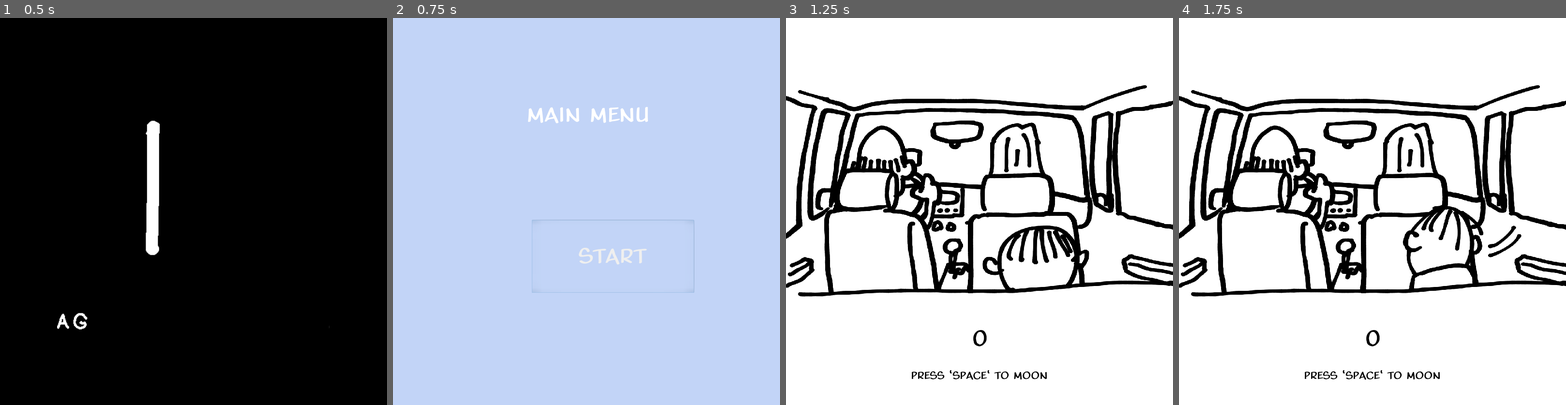
Above: before the commit, frames 1-4 (left to right).
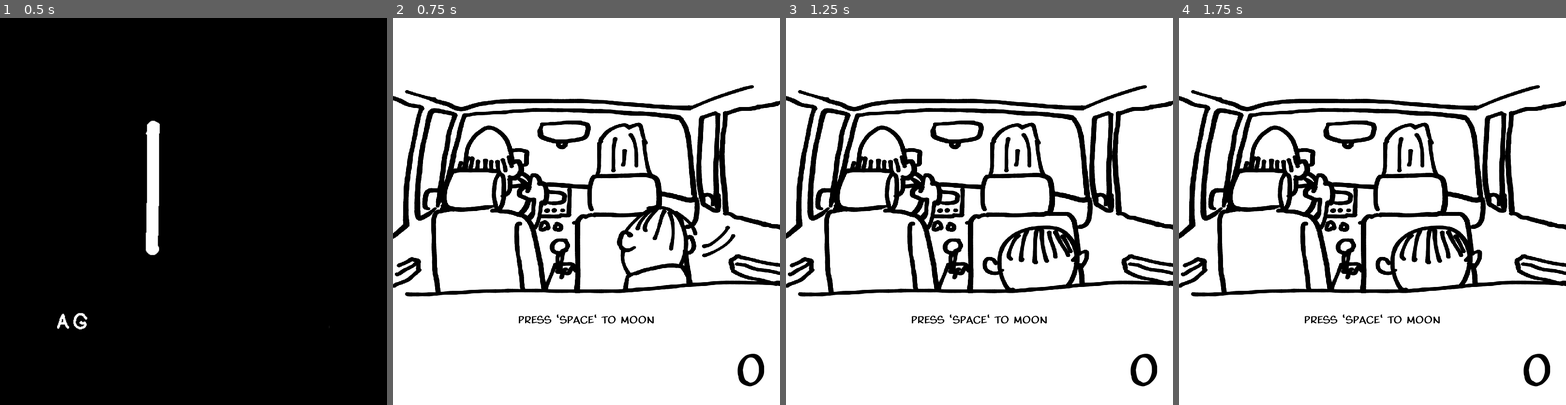
Above: after the commit, the same moments.

Repository: skarnl/godot--gwj48
Game: Godot game, scene res://screens/splash.tscn
The game is run twice, just before and just after one commit, with the same random seed, the same clock (stepped at 60 frames per second) and the same inputs.
Inputs (mouse positions are in pixels of both pictures, inside the frame that each line leads up to):
- Up to frame 1 (0.5 s): no input
- Up to frame 2 (0.75 s): tap Enter (ui_accept) at 0.5 s; move the mouse to (671, 192) at 0.52 s; click (671, 192) at 0.67 s
- Up to frame 3 (1.25 s): tap Enter (ui_accept) at 0.77 s
- Up to frame 4 (1.75 s): tap Space at 1.25 s; move the mouse to (1295, 230) at 1.27 s; click (1295, 230) at 1.42 s; tap Enter (ui_accept) at 1.52 s

Frame 1 is identical in both runs. In frame 2, 99% of the frame differs, in the area x 0-100%, y 0-100%; in frame 3, 0.9%; in frame 4, 3.0%.

Commit message:
Introduce paranoia level and tweak turn timing

Diff:
--- a/assets/fonts/Mojo.tres
+++ b/assets/fonts/Mojo.tres
@@ -4,5 +4,5 @@
 font_path = "res://assets/fonts/Mojo font.ttf"
 
 [resource]
-size = 64
+size = 128
 font_data = SubResource( 1 )
--- a/entities/mother.gd
+++ b/entities/mother.gd
@@ -8,15 +8,18 @@
 signal hide_hand
 
 
-const TURNING_TIMEOUT1 := 0.2
-const TURNING_TIMEOUT2 := 0.1
+const TURNING_TIMEOUT1 := 0.28
+const TURNING_TIMEOUT2 := 0.38
+const PARA_LOOK_TIMEOUT := 0.2
 const TURNING_BACK_TIMEOUT1 := 0.1
 const TURNING_BACK_TIMEOUT2 := 0.07
-const SHOCKED_TIMEOUT := 1.3
+const SHOCKED_TIMEOUT := 1.2
+const PARA_SEQUENCE_TIMEOUT := 1.15
+const PARA_DECREASE_RATIO := 0.56
 
 const STATE_TRANSLATIONS = ['idle', 'looking', 'shocked', 'angry', 'turning', 'smile', 'para']
 const LOOK_CHANCE_INITIAL_PERCENTAGE = 100
-const LOOK_CHANCE_BASE_PERCENTAGE = 48
+const LOOK_CHANCE_BASE_PERCENTAGE = 53
 const LOOK_CHANCE_INCREASE_PERCENTAGE = 9
 
 enum {
@@ -37,7 +40,7 @@
 
 var look_chance_percentage := LOOK_CHANCE_INITIAL_PERCENTAGE
 
-var paranoia := 0.0
+var para_level := 0.0
 
 var rdm := RandomNumberGenerator.new()
 
@@ -57,13 +60,14 @@
 
 	state = new_state
 
-	vis.show_state(STATE_TRANSLATIONS[state])
+	if state != PARA:
+		vis.show_state(STATE_TRANSLATIONS[state])
 
 
 func idle() -> void:
 	update_state(IDLE)
 
-	var wait_time = rdm.randf_range(2.7, 5.5)
+	var wait_time = rdm.randf_range(2.7, 5.5) - para_level * 0.5
 
 	print("wait time = %f" % wait_time)
 
@@ -89,7 +93,7 @@
 	look_chance_percentage = LOOK_CHANCE_BASE_PERCENTAGE
 
 	vis.show_sequence([
-		["turning1", TURNING_TIMEOUT1]
+		["turning1", TURNING_TIMEOUT1 - para_level * 0.05]
 	])
 
 	yield(vis, "sequence_ended")
@@ -97,8 +101,7 @@
 	emit_signal("show_hand")
 
 	vis.show_sequence([
-		["turning1", TURNING_TIMEOUT2],
-		["looking", 0.3]
+		["turning1", TURNING_TIMEOUT2 - para_level * 0.05]
 	])
 
 	yield(vis, "sequence_ended")
@@ -126,23 +129,23 @@
 
 
 func _on_timer_timeout() -> void:
+	print("CURRENT PARA: %f" % para_level)
+
 	match state:
 		IDLE:
 			_wiggle_or_look()
 
-		SMILE:
+		SMILE, PARA:
 			stop_looking()
 
 
 func _wiggle_or_look() -> void:
 	var chance = rdm.randi_range(0, 100)
-
-	print("CHANGE = %s" % chance)
-	print("LOOK CHANGE = %s" % look_chance_percentage)
-
-	if not chance <= look_chance_percentage:
+	var para_adjustment = (para_level * 25)
+
+	if not look_chance_percentage + para_adjustment >= chance:
 		# increase look-chance
-		look_chance_percentage = look_chance_percentage + LOOK_CHANCE_INCREASE_PERCENTAGE
+		look_chance_percentage = look_chance_percentage + (LOOK_CHANCE_INCREASE_PERCENTAGE * (para_level + 1))
 
 		_play_random_wiggle_anim()
 	else:
@@ -150,13 +153,51 @@
 
 
 func show_smile() -> void:
-	update_state(SMILE)
-
-	timer.start(rdm.randf_range(1.7, 2.3))
+	print("show_smile - para_level %f" % para_level)
+
+	var previous_frame = "looking"
+
+	if round(para_level) > 0:
+		previous_frame = "para" + str(round(para_level))
+
+	vis.show_sequence([
+		[previous_frame, PARA_LOOK_TIMEOUT],
+	])
+
+	yield(vis, "sequence_ended")
+
+	if para_level > 1:
+		para_level = para_level * PARA_DECREASE_RATIO
+		vis.show_state("para" + str(round(para_level)))
+
+		update_state(PARA)
+	else:
+		para_level = 0
+
+		update_state(SMILE)
+
+	timer.start(rdm.randf_range(1.7, 2.3) + para_level * 0.3)
 
 
 func show_para() -> void:
-	vis.show_state("para1")
+	var first_anim = "looking"
+
+	if para_level > 0:
+		first_anim = "para" + str(ceil(para_level))
+
+	if para_level < 3:
+		para_level = para_level + 1
+
+	vis.show_sequence([
+		[first_anim, PARA_LOOK_TIMEOUT],
+		["para" + str(floor(para_level)), PARA_SEQUENCE_TIMEOUT]
+	])
+
+	yield(vis, "sequence_ended")
+
+	update_state(PARA)
+
+	timer.start(rdm.randf_range(1.7, 2.3) + para_level * 0.3)
 
 
 func _play_random_wiggle_anim() -> void:
@@ -174,5 +215,6 @@
 	look_chance_percentage = LOOK_CHANCE_INITIAL_PERCENTAGE
 	timer.stop()
 	rdm.randomize()
-
-	idle()
+	para_level = 0
+
+	idle()
--- a/entities/score_animation.tscn
+++ b/entities/score_animation.tscn
@@ -1,11 +1,18 @@
-[gd_scene load_steps=4 format=2]
+[gd_scene load_steps=6 format=2]
 
 [ext_resource path="res://entities/score_indicator.gd" type="Script" id=1]
 
-[sub_resource type="Animation" id=1]
+[sub_resource type="DynamicFontData" id=1]
+font_path = "res://assets/fonts/Mojo font.ttf"
+
+[sub_resource type="DynamicFont" id=4]
+size = 70
+font_data = SubResource( 1 )
+
+[sub_resource type="Animation" id=3]
 length = 0.001
 tracks/0/type = "value"
-tracks/0/path = NodePath("Label:rect_position")
+tracks/0/path = NodePath("LabelContainer/Label:rect_position")
 tracks/0/interp = 1
 tracks/0/loop_wrap = true
 tracks/0/imported = false
@@ -14,39 +21,27 @@
 "times": PoolRealArray( 0 ),
 "transitions": PoolRealArray( 1 ),
 "update": 0,
-"values": [ Vector2( 0, 0 ) ]
-}
-tracks/1/type = "value"
-tracks/1/path = NodePath("Label:modulate")
-tracks/1/interp = 1
-tracks/1/loop_wrap = true
-tracks/1/imported = false
-tracks/1/enabled = true
-tracks/1/keys = {
-"times": PoolRealArray( 0 ),
-"transitions": PoolRealArray( 1 ),
-"update": 0,
-"values": [ Color( 1, 1, 1, 1 ) ]
+"values": [ Vector2( -124.5, -44 ) ]
 }
 
 [sub_resource type="Animation" id=2]
 resource_name = "fade"
 tracks/0/type = "value"
-tracks/0/path = NodePath("Label:rect_position")
+tracks/0/path = NodePath("LabelContainer/Label:rect_position")
 tracks/0/interp = 1
-tracks/0/loop_wrap = true
+tracks/0/loop_wrap = false
 tracks/0/imported = false
 tracks/0/enabled = true
 tracks/0/keys = {
 "times": PoolRealArray( 0, 0.9 ),
 "transitions": PoolRealArray( 0.535887, 0.535887 ),
 "update": 0,
-"values": [ Vector2( 0, 0 ), Vector2( 0, -682 ) ]
+"values": [ Vector2( -503, -78 ), Vector2( -503, -293 ) ]
 }
 tracks/1/type = "value"
-tracks/1/path = NodePath("Label:modulate")
+tracks/1/path = NodePath("LabelContainer/Label:modulate")
 tracks/1/interp = 1
-tracks/1/loop_wrap = true
+tracks/1/loop_wrap = false
 tracks/1/imported = false
 tracks/1/enabled = true
 tracks/1/keys = {
@@ -55,18 +50,43 @@
 "update": 0,
 "values": [ Color( 1, 1, 1, 1 ), Color( 1, 1, 1, 0 ) ]
 }
+tracks/2/type = "method"
+tracks/2/path = NodePath(".")
+tracks/2/interp = 1
+tracks/2/loop_wrap = true
+tracks/2/imported = false
+tracks/2/enabled = true
+tracks/2/keys = {
+"times": PoolRealArray( 0.2 ),
+"transitions": PoolRealArray( 1 ),
+"values": [ {
+"args": [  ],
+"method": "t_on_update_score"
+} ]
+}
 
 [node name="ScoreIndicator" type="Node2D"]
 script = ExtResource( 1 )
 
-[node name="Label" type="Label" parent="."]
-margin_right = 249.0
-margin_bottom = 88.0
+[node name="LabelContainer" type="Node2D" parent="."]
+
+[node name="Label" type="Label" parent="LabelContainer"]
+anchor_left = 0.5
+anchor_top = 0.5
+anchor_right = 0.5
+anchor_bottom = 0.5
+margin_left = -503.0
+margin_top = -78.0
+margin_right = -50.0
+margin_bottom = 78.0
 custom_colors/font_color = Color( 0, 0, 0, 1 )
-text = "+1"
+custom_fonts/font = SubResource( 4 )
+text = "+9999"
 align = 2
 valign = 1
 
-[node name="AnimationPlayer" type="AnimationPlayer" parent="."]
-anims/RESET = SubResource( 1 )
+[node name="AnimationPlayer" type="AnimationPlayer" parent="LabelContainer"]
+root_node = NodePath("../..")
+reset_on_save = false
+anims/RESET = SubResource( 3 )
 anims/fade = SubResource( 2 )
--- a/entities/score_indicator.gd
+++ b/entities/score_indicator.gd
@@ -1,7 +1,11 @@
 extends Node2D
 
-onready var label: Label = $Label
-onready var player: AnimationPlayer = $AnimationPlayer
+signal update_score
+
+onready var label: Label = $LabelContainer/Label
+onready var player: AnimationPlayer = $LabelContainer/AnimationPlayer
+
+var value: int
 
 func _ready() -> void:
 	hide()
@@ -10,8 +14,7 @@
 func show_value(val: int) -> void:
 	yield(self, "ready")
 
-	print("ADD " + str(val))
-	print(val)
+	value = val
 
 	label.set_text("+%d" % val)
 
@@ -22,3 +25,7 @@
 	yield(player, "animation_finished")
 
 	queue_free()
+
+
+func t_on_update_score() -> void:
+	emit_signal("update_score")
--- a/entities/visual_container.gd
+++ b/entities/visual_container.gd
@@ -26,8 +26,6 @@
 
 	assert(has_node(node_name), "no node found with name: " + node_name)
 
-	print("show_state [%s]" % node_name)
-
 	hide_all()
 
 	get_node(node_name).show()
--- a/game/game.gd
+++ b/game/game.gd
@@ -21,13 +21,20 @@
 var state = IDLE
 
 func _ready() -> void:
+# warning-ignore:return_value_discarded
 	kid.connect("mooning_started", self, "_on_Kid_mooning_started")
+# warning-ignore:return_value_discarded
 	kid.connect("mooning_stopped", self, "_on_Kid_mooning_stopped")
+# warning-ignore:return_value_discarded
 	kid.connect("mooning_stop__anim_finished", self, "_on_Kid_mooning_stop__anim_finished")
 
+# warning-ignore:return_value_discarded
 	mom.connect("show_hand", self, "_on_show_hand")
+# warning-ignore:return_value_discarded
 	mom.connect("hide_hand", self, "_on_hide_hand")
+# warning-ignore:return_value_discarded
 	mom.connect("looking_started", self, "_on_Mother_looking_started")
+# warning-ignore:return_value_discarded
 	mom.connect("looking_stopped", self, "_on_Mother_looking_stopped")
 
 	hand.hide()
@@ -76,19 +83,15 @@
 func _on_Mother_looking_started() -> void:
 	mom_is_looking = true
 
-	if state == MOONING:
-		_update_state(BUSTED)
-		return
-	elif state == STOP_MOONING:
-		print("increase paranoia")
-		# PARA increase
-		mom.show_para()
+	match state:
+		MOONING:
+			_update_state(BUSTED)
 
-	var para_level = 0;
-	if para_level > 0:
-		mom.show_para()
-	else:
-		mom.show_smile()
+		STOP_MOONING:
+			mom.show_para()
+
+		_:
+			mom.show_smile()
 
 
 func _on_Mother_looking_stopped() -> void:
@@ -125,9 +128,6 @@
 
 		GAME_OVER:
 			hud.show_game_over()
-			# show points
-
-			# timeout before we can proceed?
 
 
 func _restart() -> void:
--- a/game/game.tscn
+++ b/game/game.tscn
@@ -45,3 +45,4 @@
 [node name="Kid" parent="." instance=ExtResource( 5 )]
 
 [node name="ScoreManager" parent="." instance=ExtResource( 10 )]
+position = Vector2( 1229, 1104 )
--- a/game/score_manager.gd
+++ b/game/score_manager.gd
@@ -7,13 +7,16 @@
 const TICK_RATE := 0.35
 var current_tick := 0.0
 
-export var current_score := 0.0
-export var increase_with := 1.0
-export var increase_ratio := 1.5
+const INCREASE_WITH_START_VALUE := 1.0
+const INCREASE_RATIO_START_VALUE := 1.473
+
+
+export var increase_with := INCREASE_WITH_START_VALUE
+export var increase_ratio := INCREASE_RATIO_START_VALUE
+
+var total_score := 0
 
 func _ready() -> void:
-	print("SM started")
-
 	reset()
 
 
@@ -25,23 +28,22 @@
 		_update_score(delta)
 
 
-func _update_score(delta: float = 0) -> void:
-	var increase_value = floor(increase_with * increase_ratio)
-	current_score = current_score + increase_value
-	increase_ratio = increase_ratio + delta
+func _update_score(delta: float) -> void:
+	increase_with = increase_with * increase_ratio
 
-	print("increase_ratio %d" % increase_ratio)
+	var rounded_increase_value = round(increase_with)
 
-	print("increase_value %d" % increase_value)
+	add_score(rounded_increase_value)
 
-	add_score(increase_value)
-
-	EventBus.emit_signal("score_updated", increase_value)
+	total_score = total_score + rounded_increase_value
 
 
 # start mooning
 func start_counting() -> void:
 	current_tick = 0
+	increase_with = INCREASE_WITH_START_VALUE
+	increase_ratio = INCREASE_RATIO_START_VALUE
+
 	set_process(true)
 
 
@@ -49,7 +51,8 @@
 func stop_counting() -> void:
 	if is_processing():
 		# we need to make the last mooning-action also count for points ^^
-		_update_score()
+#		_update_score()
+		pass
 
 	set_process(false)
 
@@ -57,15 +60,21 @@
 func add_score(val: int) -> void:
 	var sc = ScoreIndicatorPrefab.instance()
 	sc.show_value(val)
+	sc.connect("update_score", self, "_on_update_score")
 
 	anchor.add_child(sc)
 
 
+func _on_update_score() -> void:
+	EventBus.emit_signal("score_updated", total_score)
+
+
 func reset() -> void:
 	set_process(false)
-	current_score = 0
-	increase_with = 1.0
-	increase_ratio = 1.1
+	current_tick = 0
+	increase_with = INCREASE_WITH_START_VALUE
+	increase_ratio = INCREASE_RATIO_START_VALUE
+	total_score = 0
 
 	for c in anchor.get_children():
 		c.queue_free()
--- a/game/score_manager.tscn
+++ b/game/score_manager.tscn
@@ -7,7 +7,5 @@
 script = ExtResource( 1 )
 
 [node name="ScoreIndicationAnchor" type="Node2D" parent="."]
-position = Vector2( 911, 550 )
 
 [node name="ScoreIndicator" parent="ScoreIndicationAnchor" instance=ExtResource( 2 )]
-position = Vector2( 1, 1 )
--- a/gui/animated_score.gd
+++ b/gui/animated_score.gd
@@ -1,19 +1,14 @@
 extends Label
 
-
-var score_amount = 0
 
 func _ready() -> void:
 	reset()
 
 
 func update_amount(new_value) -> void:
-	score_amount = score_amount + new_value
-
-	text = str(score_amount)
+	text = str(new_value)
 
 
 
 func reset() -> void:
-	score_amount = 0
 	update_amount(0)
--- a/gui/hud.gd
+++ b/gui/hud.gd
@@ -1,7 +1,10 @@
 extends CanvasLayer
 
 onready var game_over := $HUD/GameOver
+onready var game_over_score := $HUD/GameOver/Score
 onready var score := $HUD/AnimatedScore
+
+var total_score_copy := 0
 
 func _ready() -> void:
 	EventBus.connect("score_updated", self, "_on_score_updated")
@@ -9,14 +12,17 @@
 	reset()
 
 
-func _on_score_updated(increase_value: int) -> void:
-	score.update_amount(increase_value)
+func _on_score_updated(total_value: int) -> void:
+	total_score_copy = total_value
+	score.update_amount(total_value)
 
 
 func show_game_over() -> void:
+	game_over_score.set_text(str(total_score_copy))
 	game_over.show()
 
 
 func reset() -> void:
 	game_over.hide()
+	game_over_score.set_text("")
 	score.reset()
--- a/gui/hud.tscn
+++ b/gui/hud.tscn
@@ -27,32 +27,31 @@
 anchor_top = 1.0
 anchor_right = 0.5
 anchor_bottom = 1.0
-margin_left = -260.0
-margin_top = -254.0
-margin_right = 260.0
-margin_bottom = -175.0
+margin_left = -442.0
+margin_top = -181.0
+margin_right = 594.0
+margin_bottom = -25.0
 custom_colors/font_color = Color( 0, 0, 0, 1 )
 custom_fonts/font = ExtResource( 1 )
 text = "0"
-align = 1
+align = 2
 script = ExtResource( 3 )
 
 [node name="Explanation" type="Label" parent="HUD"]
 anchor_left = 0.5
-anchor_top = 1.0
+anchor_top = 0.5
 anchor_right = 0.5
-anchor_bottom = 1.0
+anchor_bottom = 0.5
 margin_left = -260.0
-margin_top = -118.0
+margin_top = 338.0
 margin_right = 260.0
-margin_bottom = -39.0
+margin_bottom = 417.0
 custom_colors/font_color = Color( 0, 0, 0, 1 )
 custom_fonts/font = SubResource( 2 )
 text = "PRESS 'SPACE' TO MOON"
 align = 1
 
 [node name="GameOver" type="ColorRect" parent="HUD"]
-visible = false
 anchor_right = 1.0
 anchor_bottom = 1.0
 color = Color( 0.862745, 0.862745, 0.862745, 0.658824 )
@@ -72,10 +71,22 @@
 anchor_right = 0.5
 anchor_bottom = 0.5
 margin_left = -268.0
-margin_top = -64.0
-margin_right = 268.0
-margin_bottom = 15.0
+margin_top = -230.0
+margin_right = 343.0
+margin_bottom = -74.0
 text = "busted!"
+align = 1
+
+[node name="Score" type="Label" parent="HUD/GameOver"]
+anchor_left = 0.5
+anchor_top = 0.5
+anchor_right = 0.5
+anchor_bottom = 0.5
+margin_left = -471.0
+margin_top = -44.0
+margin_right = 471.0
+margin_bottom = 112.0
+text = "0"
 align = 1
 
 [node name="Label2" type="Label" parent="HUD/GameOver"]
@@ -84,9 +95,9 @@
 anchor_right = 0.5
 anchor_bottom = 0.5
 margin_left = -363.0
-margin_top = 122.0
+margin_top = 183.0
 margin_right = 363.0
-margin_bottom = 183.0
+margin_bottom = 244.0
 custom_fonts/font = SubResource( 3 )
 text = "press a key to restart"
 align = 1
--- a/screens/main_menu.gd
+++ b/screens/main_menu.gd
@@ -4,8 +4,10 @@
 
 # Called when the node enters the scene tree for the first time.
 func _ready():
-	$Button.grab_focus()
-	show()
+	Game.start_game()
+
+#	$Button.grab_focus()
+#	show()
 
 
 
--- a/screens/splash.gd
+++ b/screens/splash.gd
@@ -2,7 +2,7 @@
 
 func _ready():
 	if OS.is_debug_build():
-#		Game.transition_to(Game.GameState.GAME)
+		#Game.transition_to(Game.GameState.GAME)
 		pass
 	$RaksoAnimationPlayer.play('intro')
 
